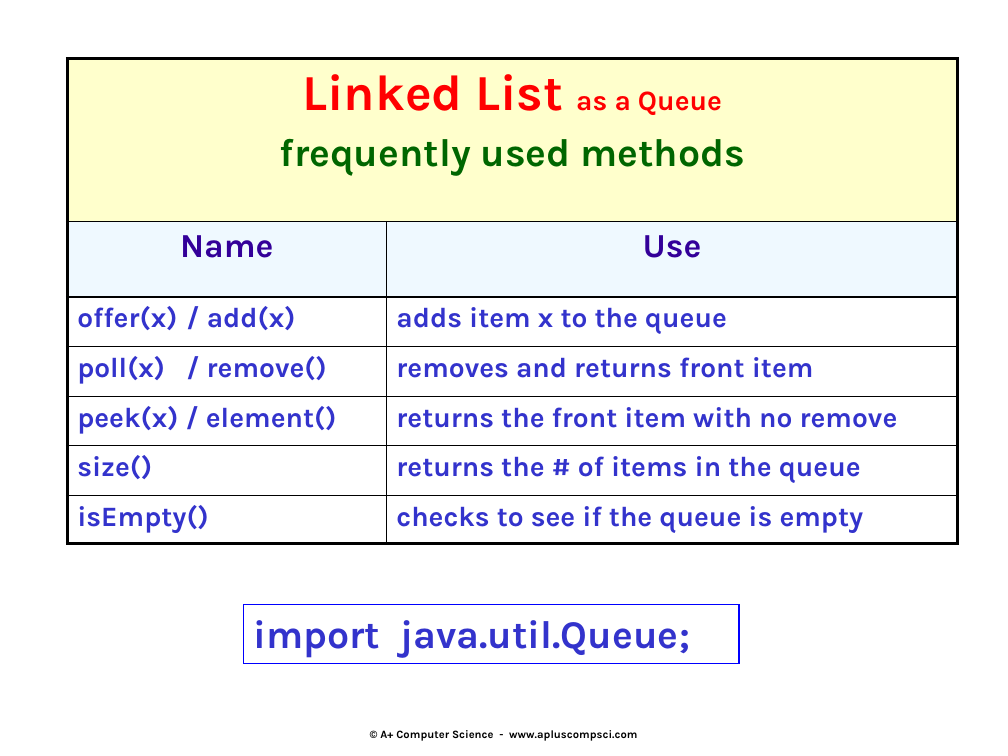
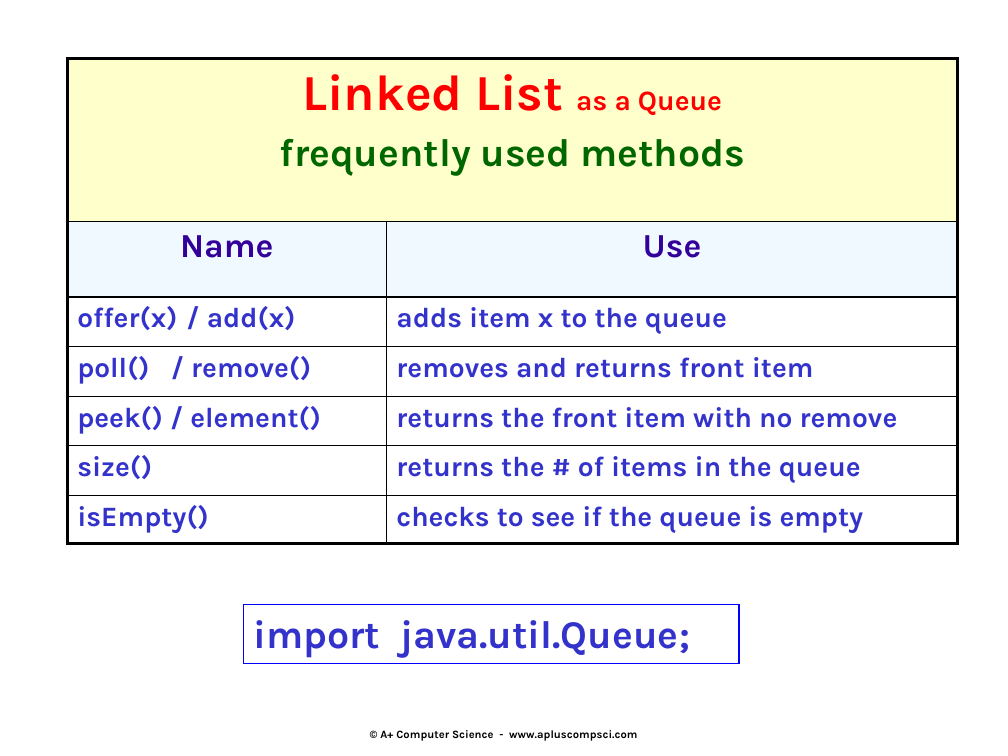
Before and after one commit to Cy-FairCS/cs3, a slide deck: slide 18 of u06c_queues/notes/_queues.pptx. Drawn at 1008x756 pixels with LibreOffice and Linux fonts; fonts in the diff are those of the drawing. Boxes give left, top, right and bottom in pixels: in the first picture for what was removed or moved away, otherwise in the second. Text is boxed around its words. In the diff, an @@ line names an element or a change of style, - is before the commit and + after.

```diff
--- a/u06c_queues/notes/_queues.pptx
+++ b/u06c_queues/notes/_queues.pptx
@@ table at [68,58,959,543] @@
-row 4, column 1: poll(x) / remove()
+row 4, column 1: poll() / remove()
-row 5, column 1: peek(x) / element()
+row 5, column 1: peek() / element()
```
Also in this commit, not shown: 2 other files.
